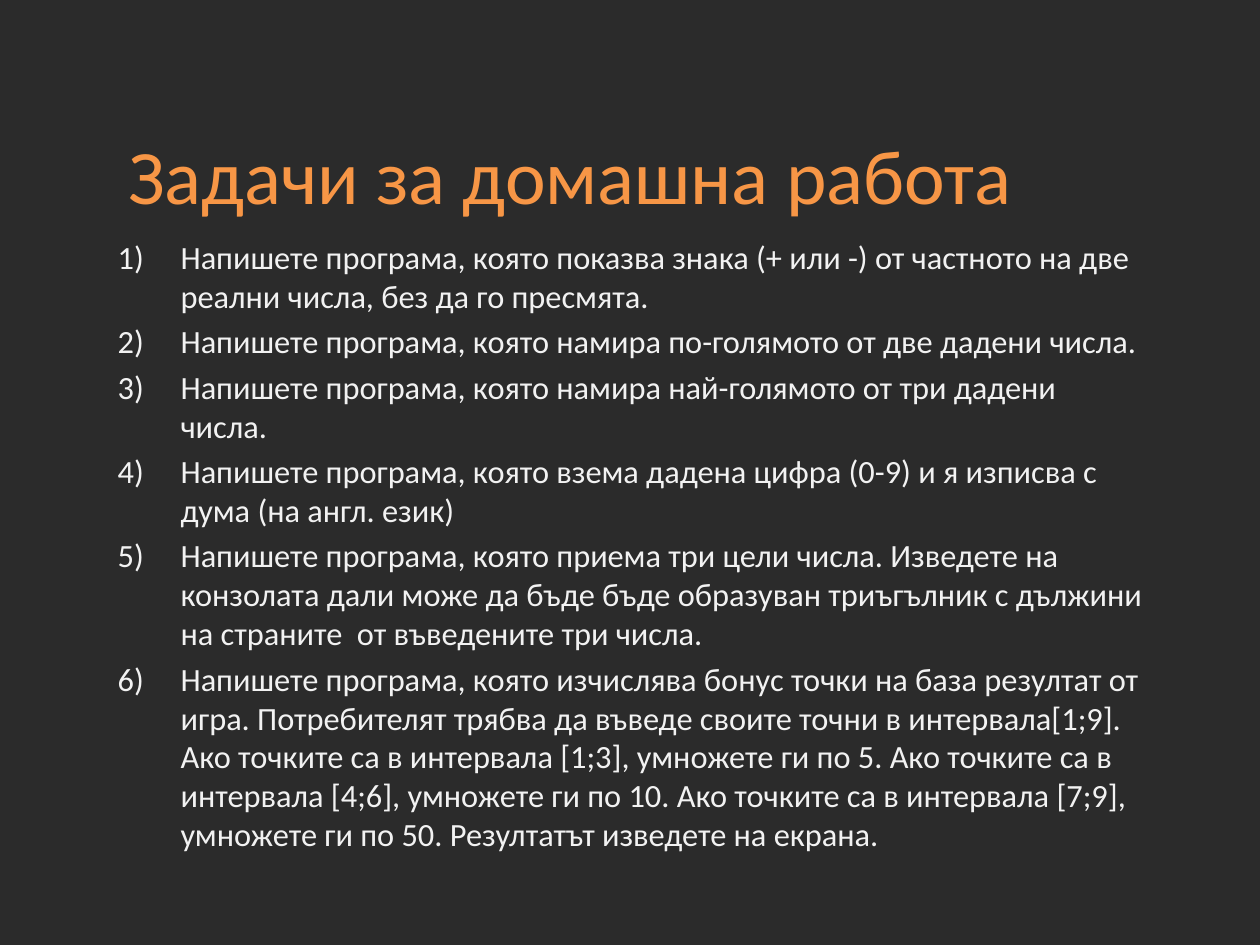
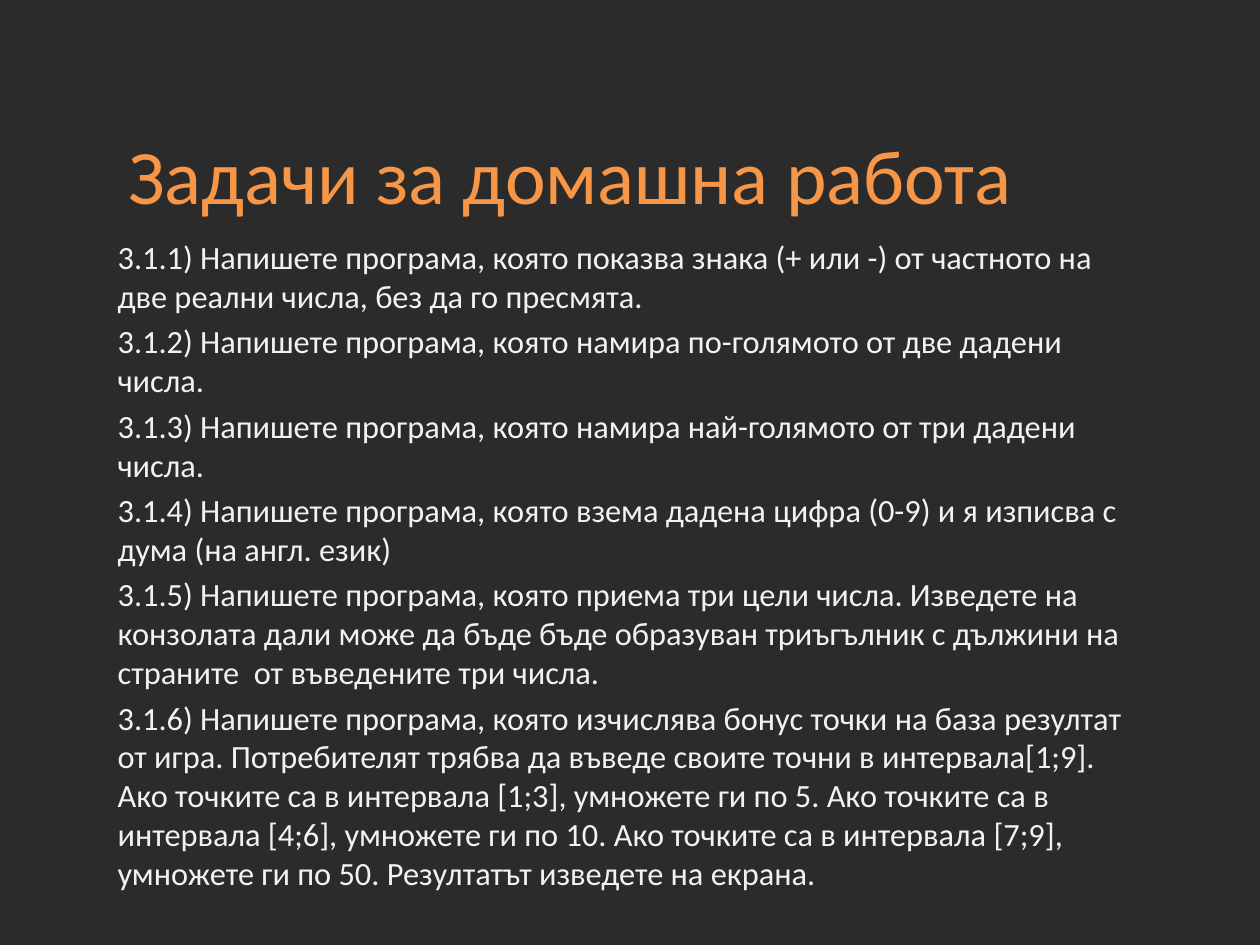
Before and after one commit to Academy-Soft-Intellect/Java-Course, a slide deck: slide 19 of 03-Conditions.pptx. Drawn at 1260x945 pixels with LibreOffice and Linux fonts; fonts in the diff are those of the drawing; background and template pictures are left out; a plain dark background stands for a picture behind light text. Boxes give left, top, right and bottom in pixels: in the first picture for what was removed or moved away, otherwise in the second. Text is boxed around its words. In the diff, an @@ line names an element or a change of style, - is before the commit and + after.

```diff
--- a/03-Conditions.pptx
+++ b/03-Conditions.pptx
@@ text at (x1=118, y1=245, x2=1121, y2=885): text changed @@
-1) Напишете програма, която показва знака (+ или -) от частното на две реални числа, без да го пресмята.
-2) Напишете програма, която намира по-голямото от две дадени числа.
-3) Напишете програма, която намира най-голямото от три дадени числа.
-4) Напишете програма, която взема дадена цифра (0-9) и я изписва с дума (на англ. език)
-5) Напишете програма, която приема три цели числа. Изведете на конзолата дали може да бъде бъде образуван триъгълник с дължини на страните от въведените три числа.
-6) Напишете програма, която изчислява бонус точки на база резултат от игра. Потребителят трябва да въведе своите точни в интервалa[1;9]. Ако точките са в интервала [1;3], умножете ги по 5. Ако точките са в интервала [4;6], умножете ги по 10. Ако точките са в интервала [7;9], умножете ги по 50. Резултатът изведете на екрана.
+3.1.1) Напишете програма, която показва знака (+ или -) от частното на две реални числа, без да го пресмята.
+3.1.2) Напишете програма, която намира по-голямото от две дадени числа.
+3.1.3) Напишете програма, която намира най-голямото от три дадени числа.
+3.1.4) Напишете програма, която взема дадена цифра (0-9) и я изписва с дума (на англ. език)
+3.1.5) Напишете програма, която приема три цели числа. Изведете на конзолата дали може да бъде бъде образуван триъгълник с дължини на страните от въведените три числа.
+3.1.6) Напишете програма, която изчислява бонус точки на база резултат от игра. Потребителят трябва да въведе своите точни в интервалa[1;9]. Ако точките са в интервала [1;3], умножете ги по 5. Ако точките са в интервала [4;6], умножете ги по 10. Ако точките са в интервала [7;9], умножете ги по 50. Резултатът изведете на екрана.
```
Also in this commit, not shown: 1 other slide changed, 19 other files.
